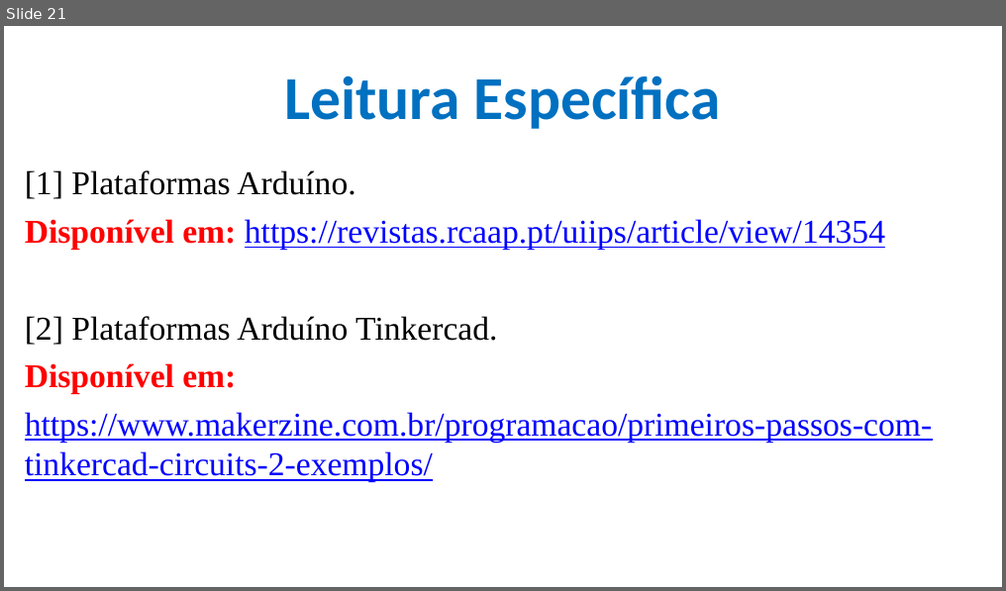
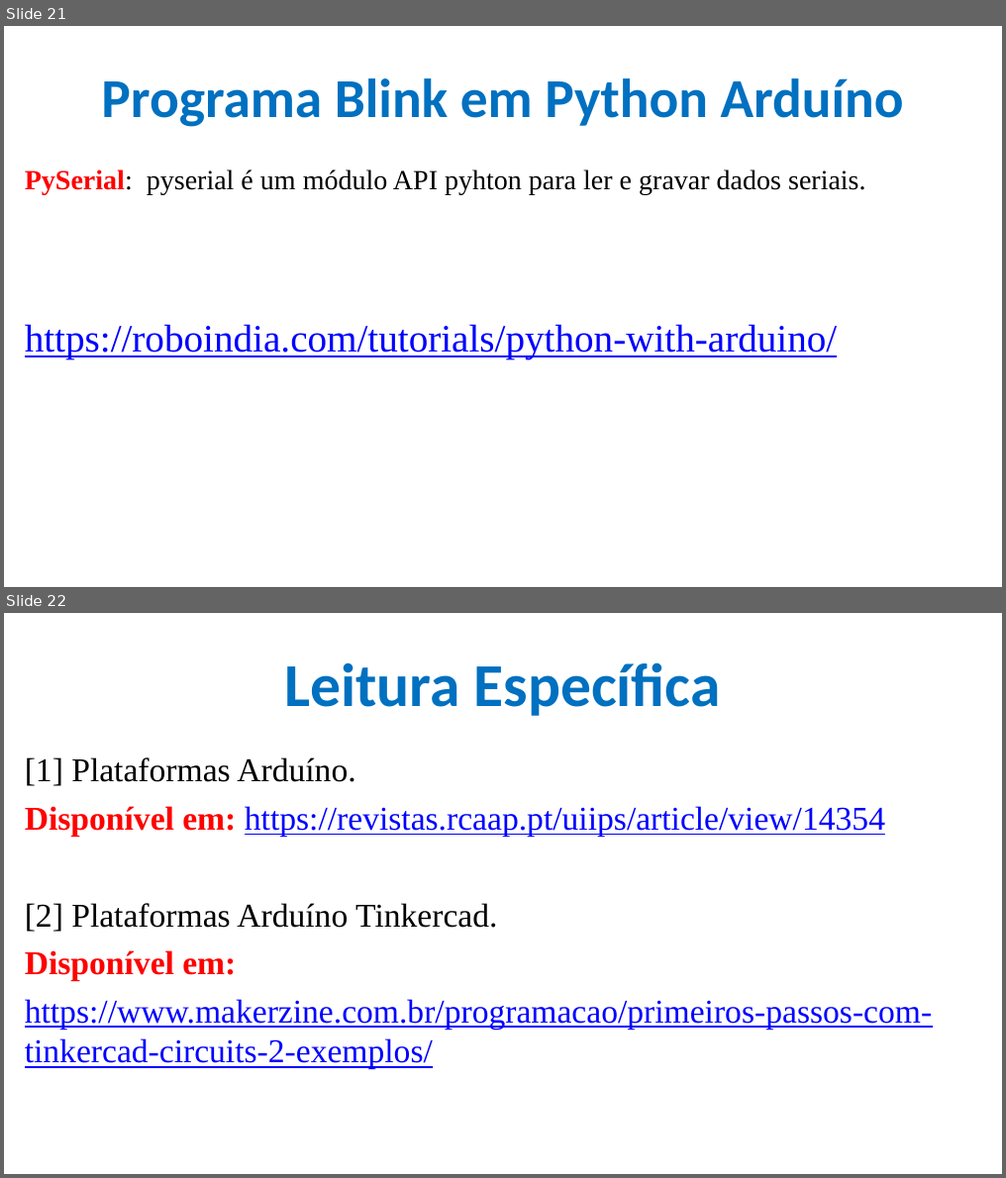
Before and after one commit to CloudEducationBrazil/WydenArea1AplicacaoCloudIndustria40Python, a slide deck: 01 Classes/Aula 03 - Aplicação Cloud Indústria 40 Python IoT Plataforma Arduino Tinkercad.pptx. Shown one above the other, each under a label of ours: slide 21 before the commit, slides 21 and 22 after it. The pictures are 1006x591 and 1006x1178 pixels, drawn with LibreOffice and Linux fonts; fonts in the diff are those of the drawing; background and template pictures are left out. Boxes give left, top, right and bottom in pixels: in the first picture for what was removed or moved away, otherwise in the second. Text is boxed around its words. In the diff, an @@ line names an element or a change of style, - is before the commit and + after.

Commit message:
aula 03 Python IoT_ 20032023

```diff
--- a/01 Classes/Aula 03 - Aplicação Cloud Indústria 40 Python IoT Plataforma Arduino Tinkercad.pptx
+++ b/01 Classes/Aula 03 - Aplicação Cloud Indústria 40 Python IoT Plataforma Arduino Tinkercad.pptx
@@ slide 21 added at (x1=4, y1=26, x2=1002, y2=587), background picture (left out) @@
@@ title added at (x1=101, y1=78, x2=904, y2=127), 39.6 pt, text #0070C0, bold @@
+Programa Blink em Python Arduíno
@@ text added at (x1=25, y1=170, x2=866, y2=360), 20 pt, text #000000 @@
+PySerial: pyserial é um módulo API pyhton para ler e gravar dados seriais.
+https://roboindia.com/tutorials/python-with-arduino/
@@ what was slide 21 is now slide 22 @@
```
Also in this commit, not shown: 2 slides changed.
